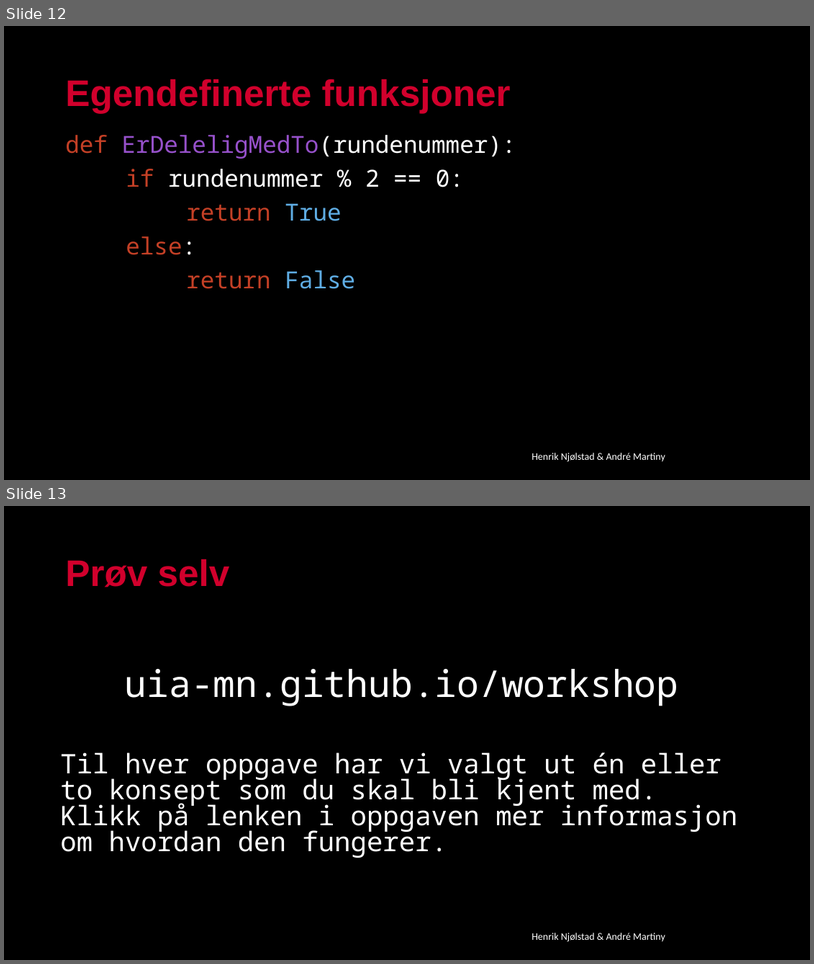
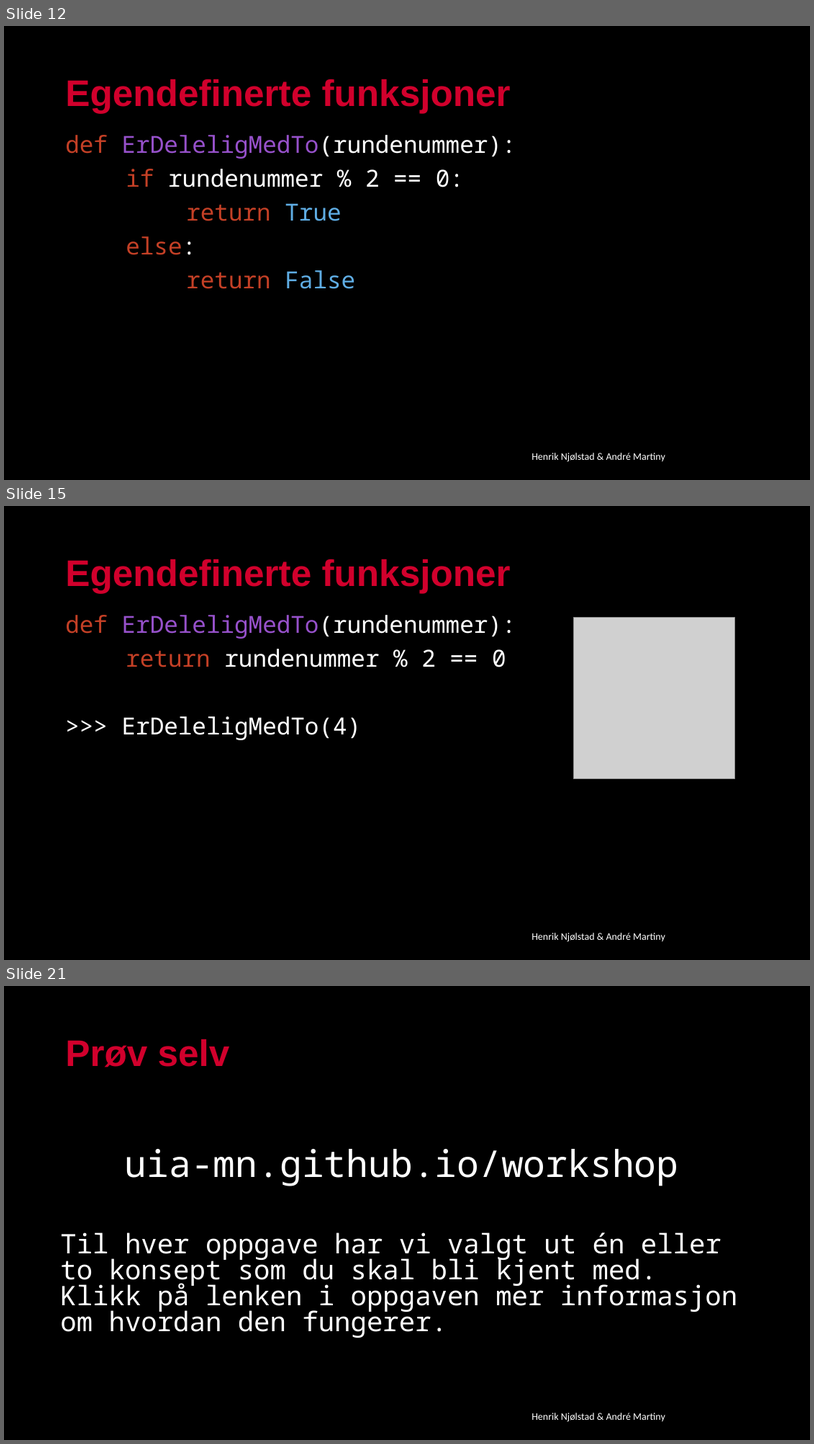
Before and after one commit to kodelaben/kodelaben.github.io, a slide deck: _drafts/Oppgaver/Workshop/Workshop_2PP.pptx. Shown one above the other, each under a label of ours: slides 12 and 13 before the commit, slides 12, 15 and 21 after it; the slides between them are not shown. The pictures are 814x964 and 814x1444 pixels, drawn with LibreOffice and Linux fonts; fonts in the diff are those of the drawing; grey boxes stand for pictures; background and template pictures are left out. Boxes give left, top, right and bottom in pixels: in the first picture for what was removed or moved away, otherwise in the second. Text is boxed around its words. In the diff, an @@ line names an element or a change of style, - is before the commit and + after.

```diff
--- a/_drafts/Oppgaver/Workshop/Workshop_2PP.pptx
+++ b/_drafts/Oppgaver/Workshop/Workshop_2PP.pptx
@@ slide 15 added at (4,506,810,960), background #000000 @@
@@ title added at (65,559,511,593), 44 pt, text #D1002C, bold @@
+Egendefinerte funksjoner
@@ text added at (65,615,517,740), 28 pt, text #FFFFFF @@
+def ErDeleligMedTo(rundenummer):
+return rundenummer % 2 == 0
+>>> ErDeleligMedTo(4)
@@ picture added at (574,618,736,779) @@
@@ text added at (532,932,666,942), 12 pt, text #FFFFFF @@
+Henrik Njølstad & André Martiny
@@ what was slide 13 is now slide 21 @@
```
Also in this commit, not shown: 1 slide changed, 7 other slides added.
